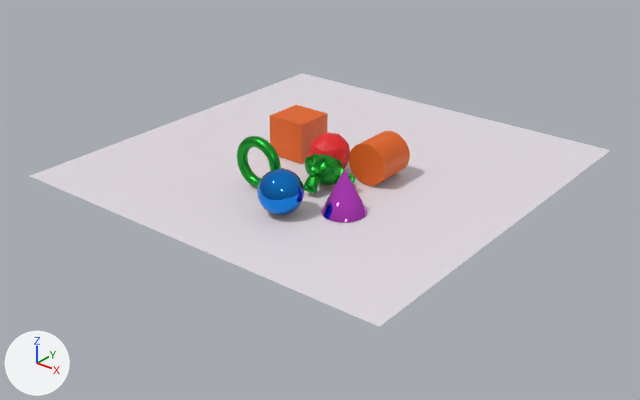
The Blender file introduction_section/adding_objects.blend as it was, and as the next commit left it.
Both versions are drawn from a 50 mm camera at (24.3, -31.1, 17.1) aimed at (0.6, -1.5, -1.2). The axes (+X, +Y, +Z) are drawn at lower left. The lights are the same throughout.
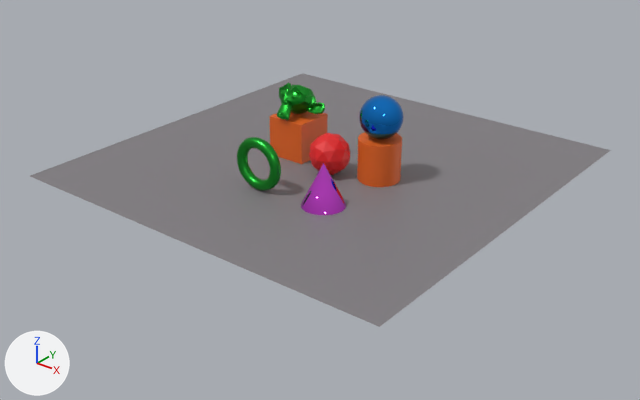
The edits, one by one:
Material 'white' (mat_white) changes colour from white #e7e0e7 to grey #817e82; in linear values from (0.797, 0.746, 0.8) to (0.221, 0.208, 0.222).
Object 'Cube' (ob_cube) moves from (-1.92, 0.0, 1.03) to (-1.92, 0.0, 1.01).
Object 'Sphere' (ob_sphere) moves from (1.77, -5.6, 1.03) to (2.94, 0.01, 3.01).
Object 'Cylinder' (ob_cylinder) turns from (90, 0, 0) to (0, 0, 0) degrees about x, y and z.
Object 'Cylinder' (ob_cylinder) moves from (2.91, 0.0, 1.03) to (2.91, 0.0, 1.0).
Object 'Cone' (ob_cone) moves from (3.8, -3.82, 1.03) to (2.67, -3.82, 1.01).
Object 'Torus' (ob_torus) moves from (-0.6, -4.37, 1.3) to (-0.6, -4.37, 1.26).
Object 'Suzanne' (ob_suzanne) moves from (1.62, -2.57, 0.68) to (-1.98, -0.16, 2.58).

Changed parts and their boxes [x1, y1, x2, y2] in the pictures (640 x 400 px):
'Plane', recoloured (white to grey)
    both: [30, 73, 611, 327]
'Sphere', moved
    before: [257, 168, 304, 216]
    after: [359, 95, 404, 140]
'Cylinder', moved, turned
    before: [349, 131, 410, 186]
    after: [357, 132, 402, 187]
'Cube', moved
    before: [269, 105, 328, 164]
    after: [269, 111, 328, 164]
'Cone', moved
    before: [321, 169, 367, 222]
    after: [301, 163, 346, 215]
'Suzanne', moved
    before: [304, 153, 355, 193]
    after: [277, 83, 325, 120]
'Torus', moved
    before: [237, 136, 281, 188]
    after: [237, 137, 281, 191]
